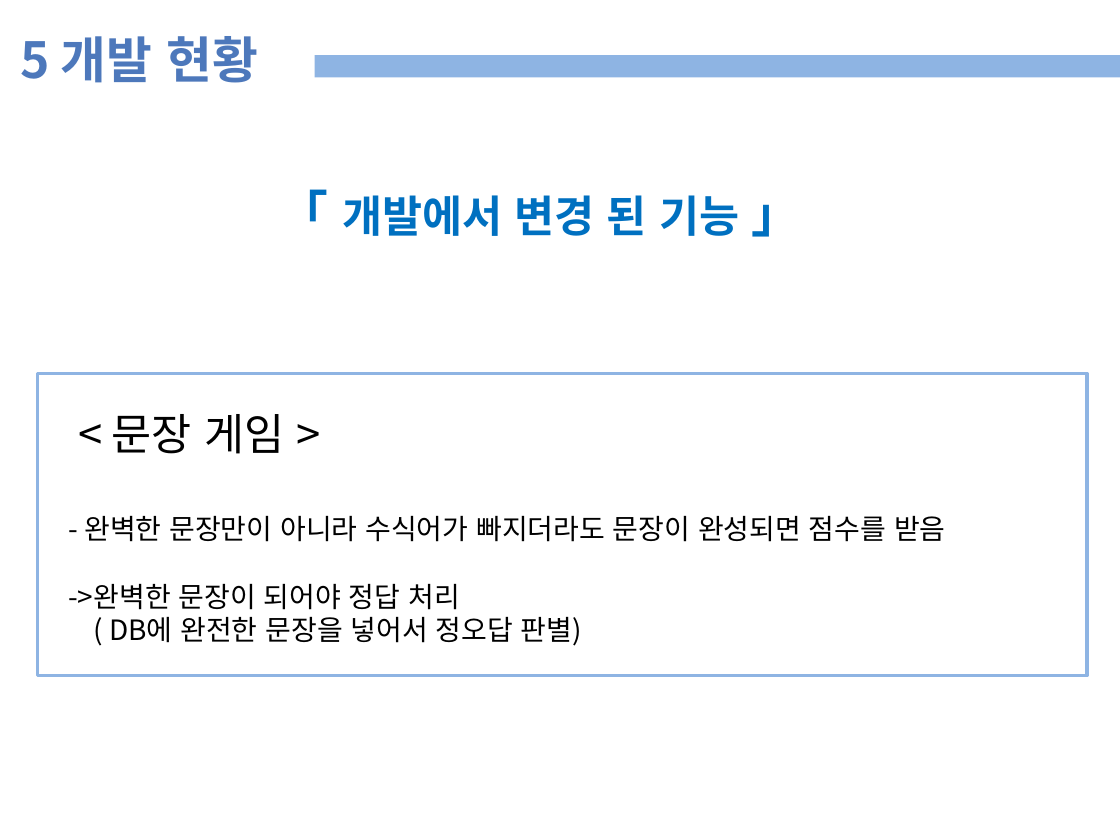
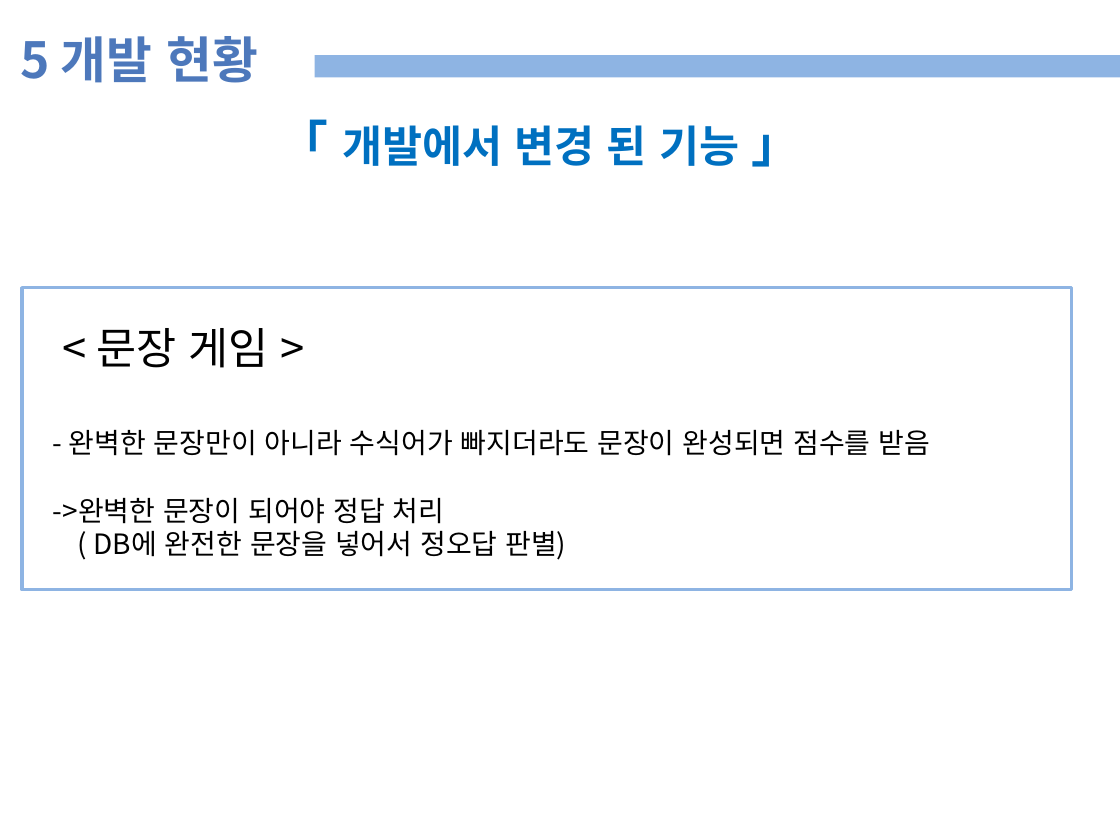
Before and after one commit to plusalpha12/koreanQuiz, a slide deck: slide 20 of 자료/종합설계 프로토타입 세션 4-11 (이현중, 김하은, 조윤선).pptx (slide 21 before the commit). Drawn at 1120x840 pixels with LibreOffice and Linux fonts; fonts in the diff are those of the drawing. Boxes give left, top, right and bottom in pixels: in the first picture for what was removed or moved away, otherwise in the second. Text is boxed around its words. In the diff, an @@ line names an element or a change of style, - is before the commit and + after.

```diff
--- a/자료/종합설계 프로토타입 세션 4-11 (이현중, 김하은, 조윤선).pptx
+++ b/자료/종합설계 프로토타입 세션 4-11 (이현중, 김하은, 조윤선).pptx
@@ text "「 개발에서 변경 된 기능 ...": place and size @@
-text "「 개발에서 변경 된 기능 ..." at (279,189,801,237)
+text "「 개발에서 변경 된 기능 ..." at (279,119,801,167)
@@ rectangle: place and size @@
-rectangle at (37,374,1086,676)
+rectangle at (22,288,1072,590)
@@ text "< 문장 게임 >": place and size @@
-text "< 문장 게임 >" at (68,414,946,646)
+text "< 문장 게임 >" at (53,328,931,560)
```
Also in this commit, not shown: 6 other slides changed, 1 slide removed, 8 other files.
